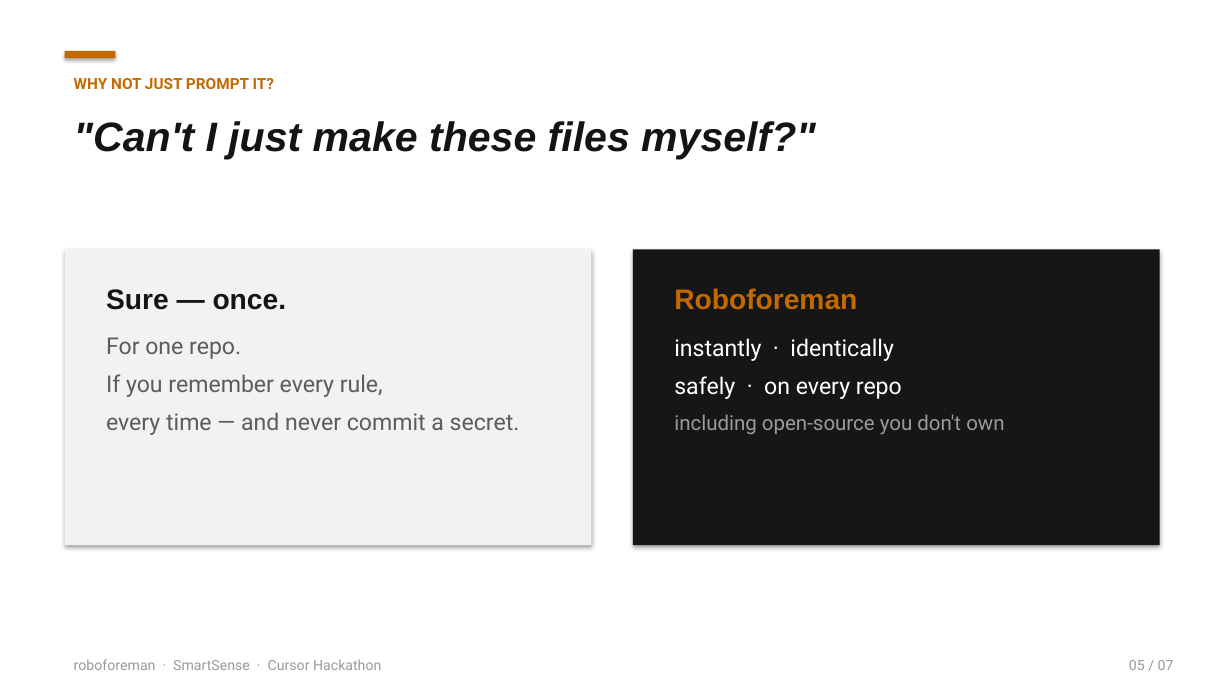
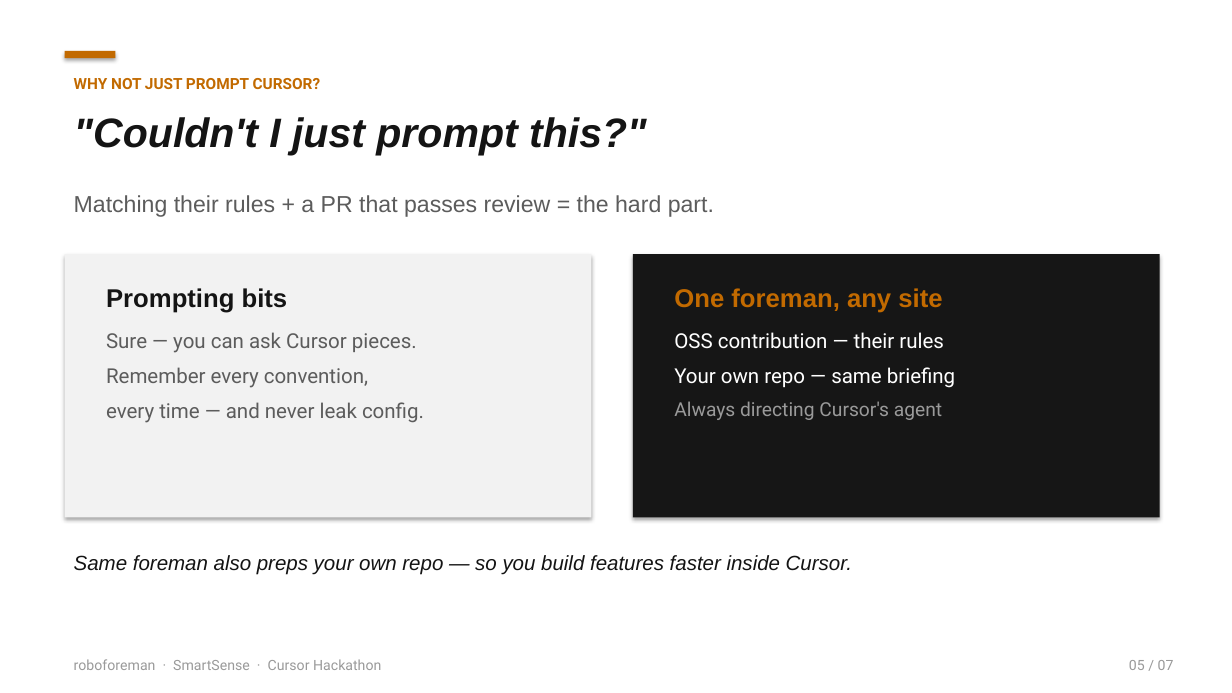
Before and after one commit to MukundSonaiya/robo-foreman, a slide deck: slide 5 of pitch/RoboForeman-Pitch-3min-v2.pptx. Drawn at 1232x693 pixels with LibreOffice and Linux fonts; fonts in the diff are those of the drawing. Boxes give left, top, right and bottom in pixels: in the first picture for what was removed or moved away, otherwise in the second. Text is boxed around its words. In the diff, an @@ line names an element or a change of style, - is before the commit and + after.

```diff
--- a/pitch/RoboForeman-Pitch-3min-v2.pptx
+++ b/pitch/RoboForeman-Pitch-3min-v2.pptx
@@ text at [74,78,321,89]: text changed @@
-WHY NOT JUST PROMPT IT?
+WHY NOT JUST PROMPT CURSOR?
@@ text at [74,117,647,155]: text changed @@
-"Can't I just make these files myself?"
+"Couldn't I just prompt this?"
@@ text added at [74,195,714,217], 18 pt, text #5C5C5C @@
+Matching their rules + a PR that passes review = the hard part.
@@ rectangle: place and size @@
-rectangle at [65,250,592,545]
+rectangle at [65,254,592,518]
@@ rectangle: place and size @@
-rectangle at [633,250,1160,545]
+rectangle at [633,254,1160,518]
@@ text at [106,288,424,423]: text changed; size 18 to 16 pt @@
-Sure — once.
-For one repo.
-If you remember every rule,
-every time — and never commit a secret.
+Prompting bits
+Sure — you can ask Cursor pieces.
+Remember every convention,
+every time — and never leak config.
@@ text at [674,288,955,420]: text changed; size 18 to 16 pt @@
-Roboforeman
-instantly · identically
-safely · on every repo
-including open-source you don't own
+One foreman, any site
+OSS contribution — their rules
+Your own repo — same briefing
+Always directing Cursor's agent
@@ text added at [74,555,852,575], 16 pt, text #141414, italic @@
+Same foreman also preps your own repo — so you build features faster inside Cursor.
```
Also in this commit, not shown: 3 other slides changed, 3 slides added, 3 slides removed, 6 other files.
